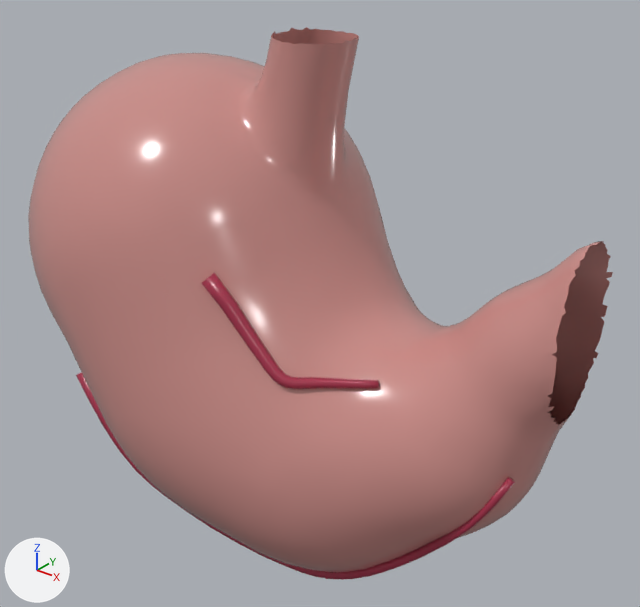
What one commit did to the glTF model assets/models/organs/sac.glb.
Camera for both pictures: a 50 mm lens placed at (1.427, -1.811, 1.264), pointed at (-0.058, 0.045, 0.114). The axes (+X, +Y, +Z) are drawn at lower left. The lights are the same throughout. The picture after the commit comes second.

In view in the first picture: 'Sac', 'Vessels'.
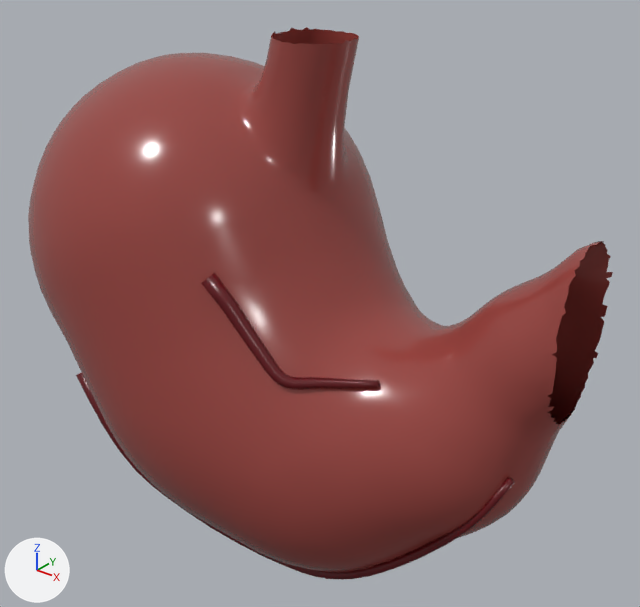
Pixel boxes [x1, y1, x2, y2] of what changed, in the pictures (640 x 607 px):
'Sac', recoloured (pink to red)
    both: [28, 27, 613, 573]
'Vessels', recoloured
    both: [76, 273, 515, 580]

The change, as a list of edits to the scene's bpy script:
```text
Change mat_organ:
    mat_organ.base_color: (0.6, 0.27, 0.25) -> (0.319, 0.0593, 0.0509)  # pink #cb8e89 -> red #994540
Change mat_vessel:
    mat_vessel.base_color: (0.38, 0.03, 0.07) -> (0.119, 0.00232, 0.00598)  # red #a6304b -> dark red #610812
```
